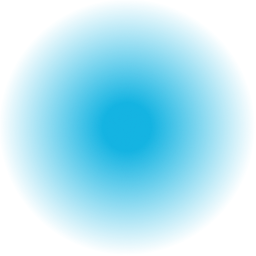
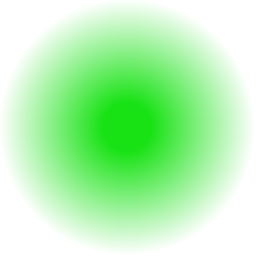
Two versions of the same layered image (256px x 256px). Layer-by-layer changes:
removed layer "blueLight" over [0, 0, 254, 254]
showed "greenLight" over [0, 0, 254, 254]
